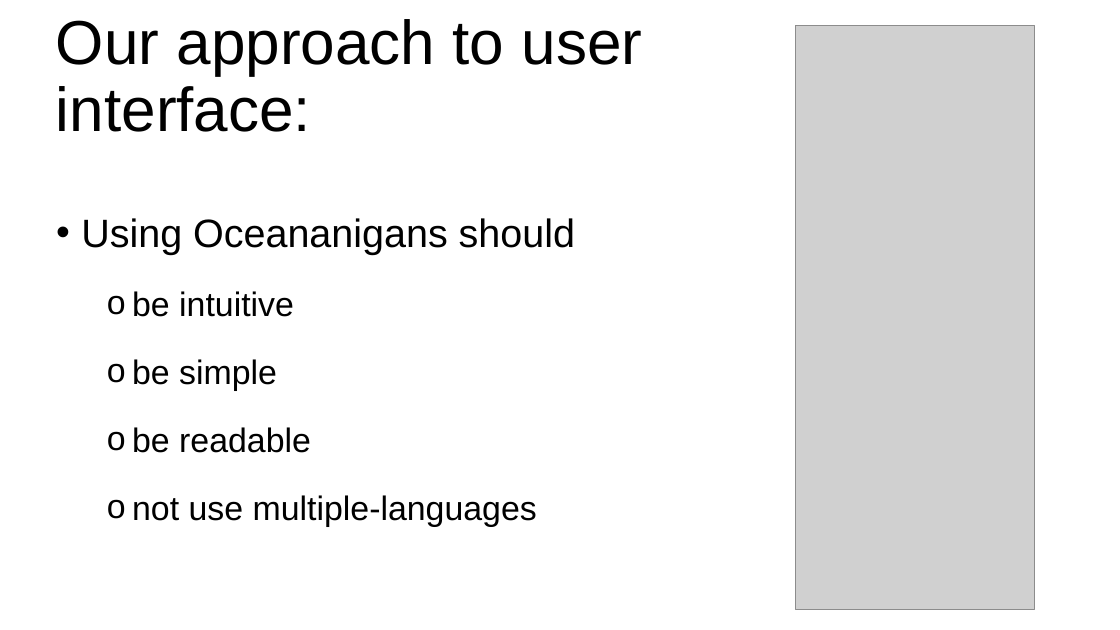
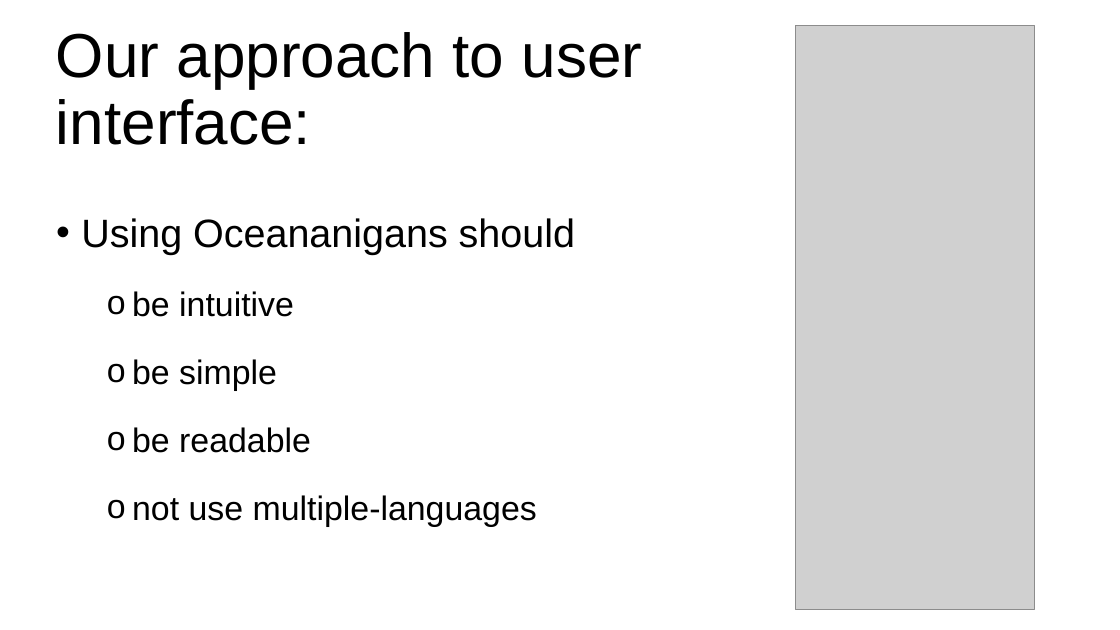
Before and after one commit to tomchor/oceananigans_tutorial_20260618, a slide deck: slide 5 of intro_Oceananigans_cicese_2026.odp. Drawn at 1120x630 pixels with LibreOffice and Linux fonts; fonts in the diff are those of the drawing; grey boxes stand for pictures. Boxes give left, top, right and bottom in pixels: in the first picture for what was removed or moved away, otherwise in the second. Text is boxed around its words. In the diff, an @@ line names an element or a change of style, - is before the commit and + after.

```diff
--- a/intro_Oceananigans_cicese_2026.odp
+++ b/intro_Oceananigans_cicese_2026.odp
@@ title "Our approach to user interface:": place and size @@
-title "Our approach to user interface:" at bbox=[56, 19, 643, 132]
+title "Our approach to user interface:" at bbox=[56, 32, 643, 145]
```
Also in this commit, not shown: 3 other slides changed, 1 slide added, 2 slides removed.
